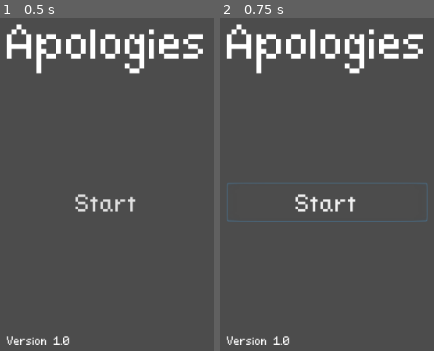
Above: before the commit, frames 1-2 (left to right).
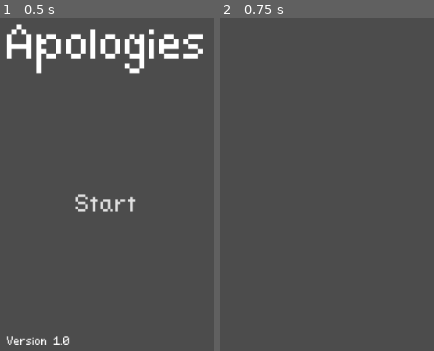
Above: after the commit, the same moments.

Repository: CloneDeath/Apologies
Game: Godot game, scene res://Main.tscn
Two runs of this game, one before a commit and one after it. Both use one fixed random seed, a clock stepped at 60 frames per second and the inputs below.
Inputs:
- Up to frame 1 (0.5 s): no input
- Up to frame 2 (0.75 s): click "Start" at 0.5 s

Frame 1 is identical in both runs. In frame 2, 5.8% of the frame differs, in the area x 2-98%, y 1-99%.

Commit message:
Created signal to start game

Diff:
--- a/Main.gd
+++ b/Main.gd
@@ -1,11 +1,5 @@
 extends Control
 
-func _ready():
-	pass
-
-func new_game():
-	print("Hello World");
-
-
-func _on_Start_start_game():
+func _on_Start_pressed():
+	$MainMenu.visible = false;
 	print("Game should be started");
--- a/Main.tscn
+++ b/Main.tscn
@@ -87,4 +87,4 @@
 margin_right = 261.0
 margin_bottom = 219.0
 
-[connection signal="pressed" from="MainMenu/HBoxContainer/VBoxContainer/MenuOptions/Start" to="MainMenu/HBoxContainer/VBoxContainer/MenuOptions/Start" method="_on_Start_pressed"]
+[connection signal="pressed" from="MainMenu/HBoxContainer/VBoxContainer/MenuOptions/Start" to="." method="_on_Start_pressed"]
--- a/Start.gd
+++ /dev/null
@@ -1,7 +0,0 @@
-extends Button
-signal start_game
-
-func _on_Start_pressed():
-	self.hide();
-	print("Hello World");
-	emit_signal("start_game");
